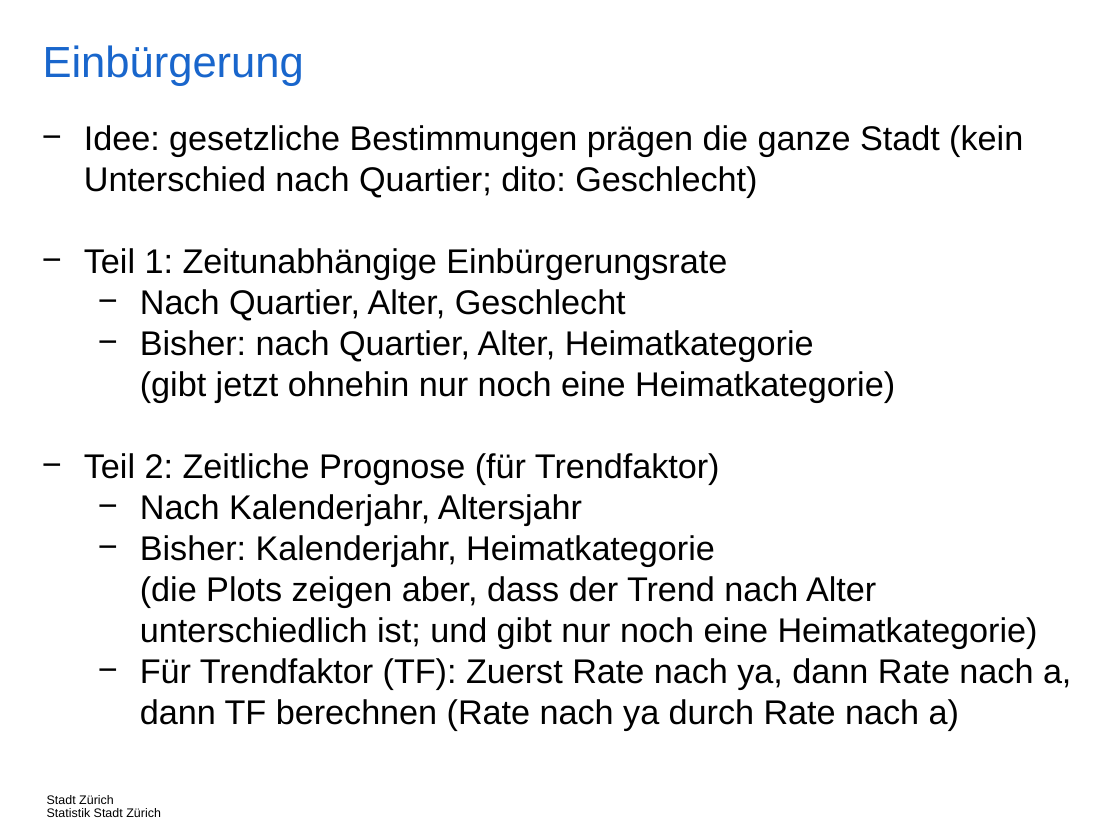
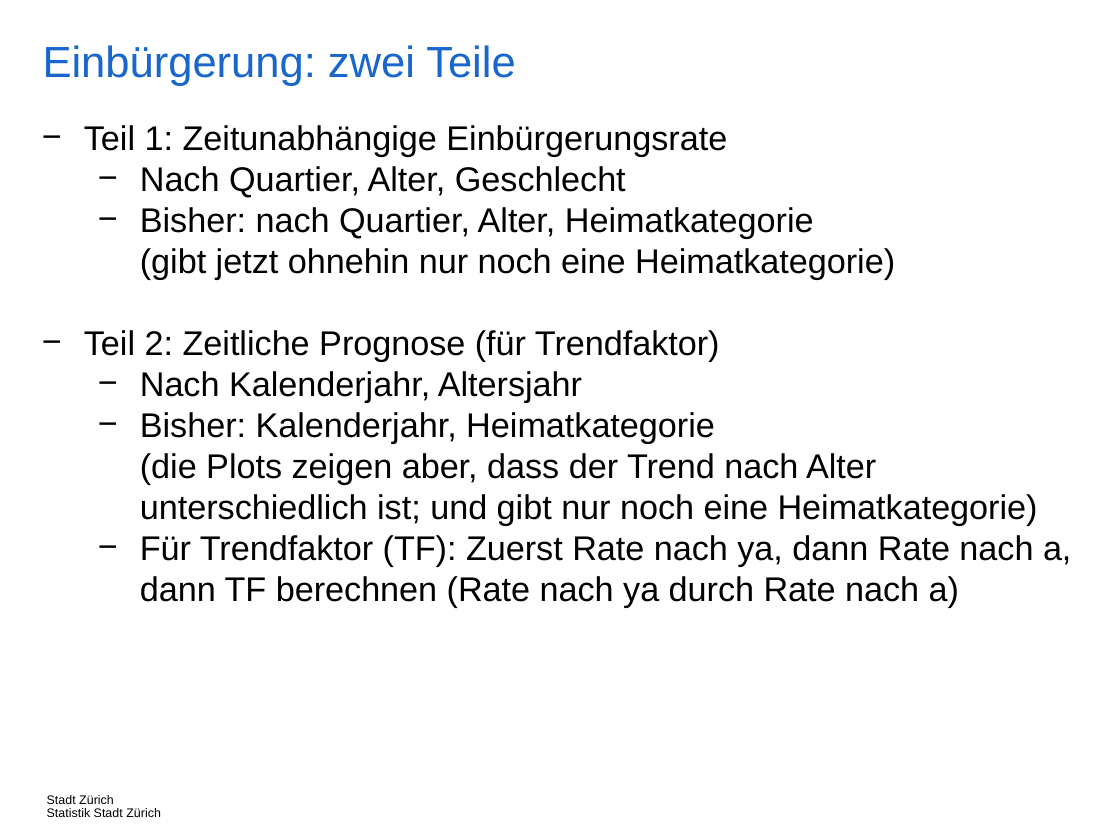
Before and after one commit to StatistikStadtZuerich/BevSzen, a slide deck: slide 69 of 2020phase2/5_Documentation/Concepts-Phase2.pptx (slide 68 before the commit). Drawn at 1120x840 pixels with LibreOffice and Linux fonts; fonts in the diff are those of the drawing. Boxes give left, top, right and bottom in pixels: in the first picture for what was removed or moved away, otherwise in the second. Text is boxed around its words. In the diff, an @@ line names an element or a change of style, - is before the commit and + after.

Commit message:
no changes

```diff
--- a/2020phase2/5_Documentation/Concepts-Phase2.pptx
+++ b/2020phase2/5_Documentation/Concepts-Phase2.pptx
@@ title at bbox=[43, 45, 515, 86]: text changed @@
-Einbürgerung
+Einbürgerung: zwei Teile
@@ text at bbox=[84, 125, 1023, 197]: paragraph removed @@
-− Idee: gesetzliche Bestimmungen prägen die ganze Stadt (kein Unterschied nach Quartier; dito: Geschlecht)
```
Also in this commit, not shown: 4 other slides changed, 1 slide added.
